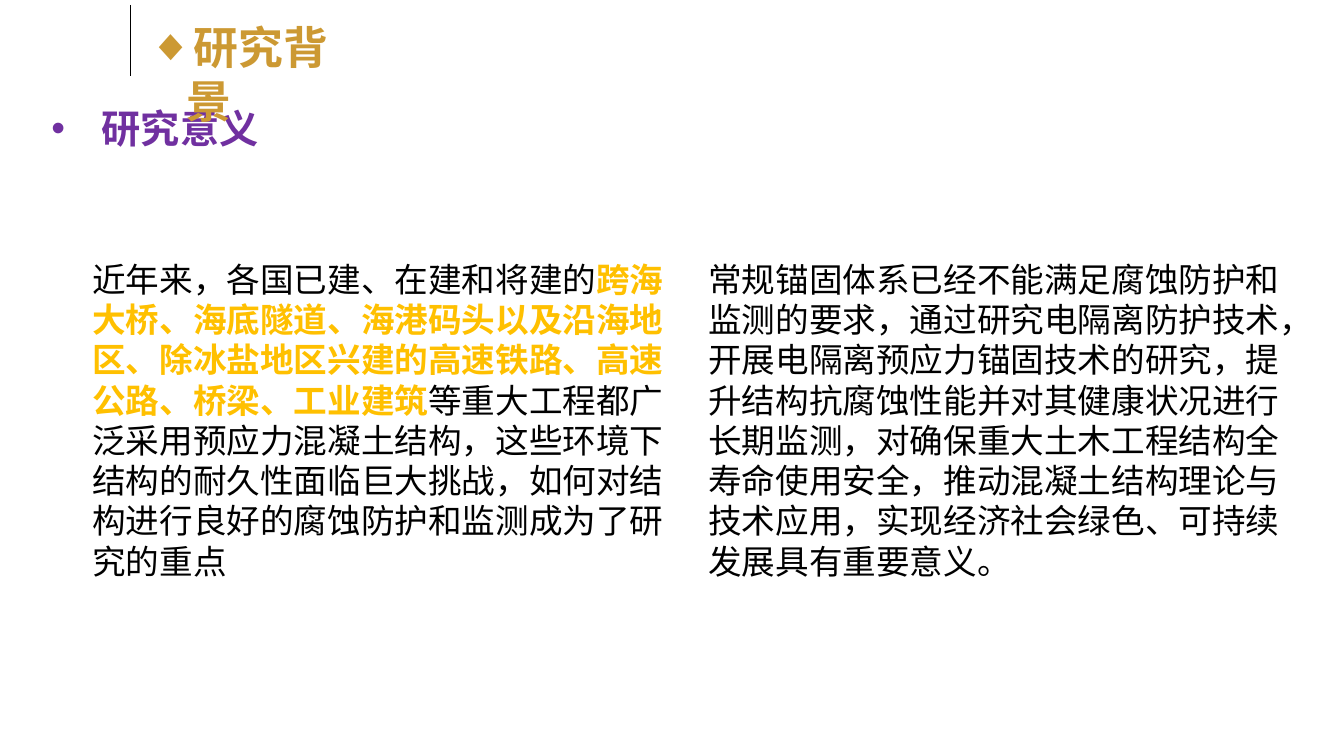
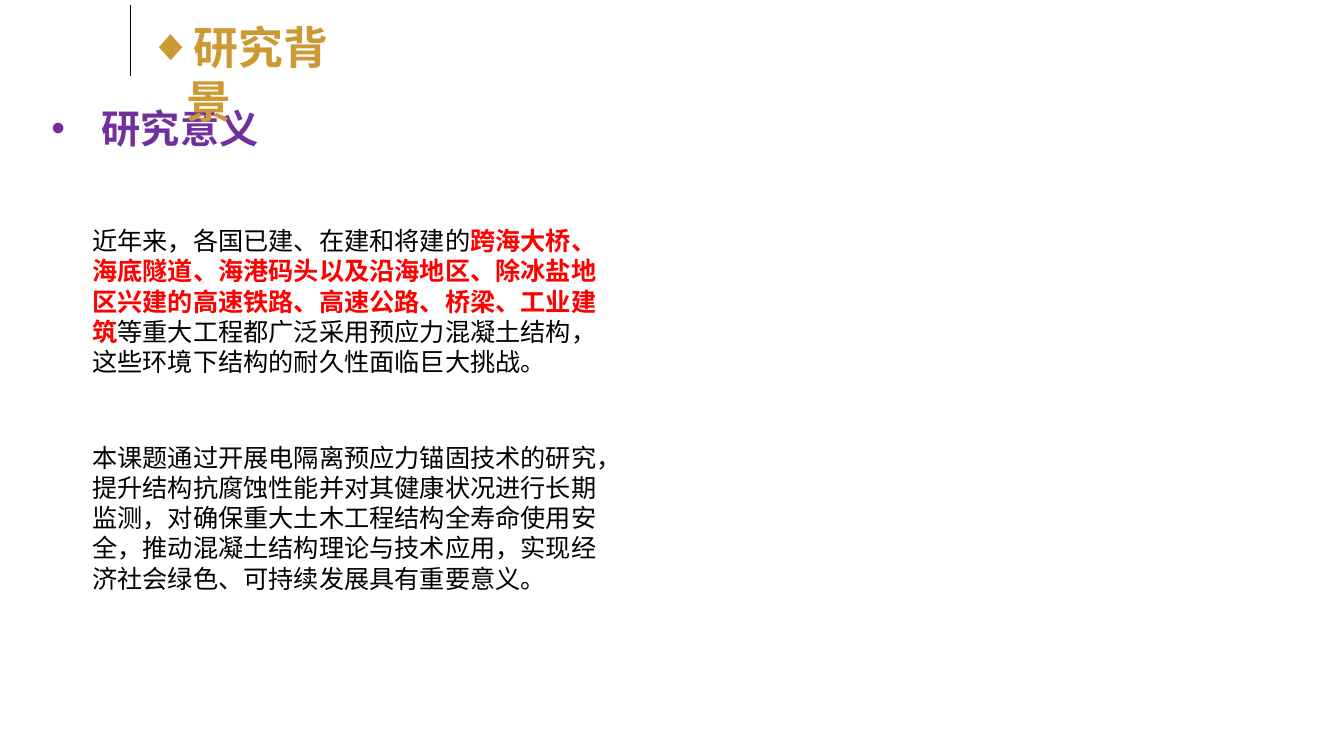
Before and after one commit to kokowhen/paper-manage, a slide deck: slide 4 of EIT/开题答辩slide.pptx (slide 5 before the commit). Drawn at 1344x756 pixels with LibreOffice and Linux fonts; fonts in the diff are those of the drawing; background and template pictures are left out. Boxes give left, top, right and bottom in pixels: in the first picture for what was removed or moved away, otherwise in the second. Text is boxed around its words. In the diff, an @@ line names an element or a change of style, - is before the commit and + after.

```diff
--- a/EIT/开题答辩slide.pptx
+++ b/EIT/开题答辩slide.pptx
@@ text at (92, 228, 596, 373): text changed; size 24 to 18 pt @@
-近年来，各国已建、在建和将建的跨海大桥、海底隧道、海港码头以及沿海地区、除冰盐地区兴建的高速铁路、高速公路、桥梁、工业建筑等重大工程都广泛采用预应力混凝土结构，这些环境下结构的耐久性面临巨大挑战，如何对结构进行良好的腐蚀防护和监测成为了研究的重点
+近年来，各国已建、在建和将建的跨海大桥、海底隧道、海港码头以及沿海地区、除冰盐地区兴建的高速铁路、高速公路、桥梁、工业建筑等重大工程都广泛采用预应力混凝土结构，这些环境下结构的耐久性面临巨大挑战。
@@ text at (92, 445, 621, 590): text changed; size 24 to 18 pt @@
-常规锚固体系已经不能满足腐蚀防护和监测的要求，通过研究电隔离防护技术，开展电隔离预应力锚固技术的研究，提升结构抗腐蚀性能并对其健康状况进行长期监测，对确保重大土木工程结构全寿命使用安全，推动混凝土结构理论与技术应用，实现经济社会绿色、可持续发展具有重要意义。
+本课题通过开展电隔离预应力锚固技术的研究，提升结构抗腐蚀性能并对其健康状况进行长期监测，对确保重大土木工程结构全寿命使用安全，推动混凝土结构理论与技术应用，实现经济社会绿色、可持续发展具有重要意义。
```
Also in this commit, not shown: 7 other slides changed, 1 slide added, 6 slides removed, 14 other files.
